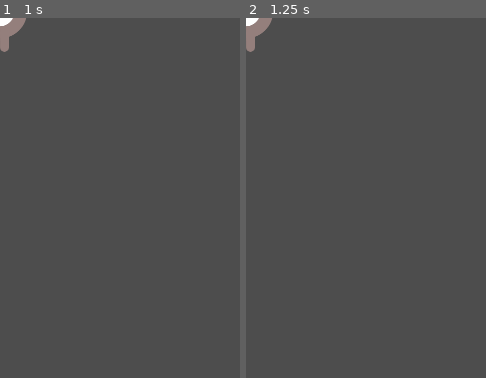
Above: before the commit, frames 1-2 (left to right).
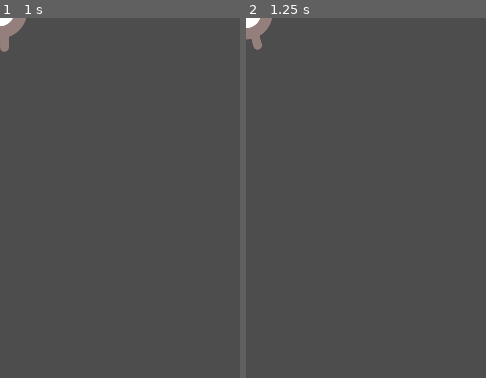
Above: after the commit, the same moments.

Repository: almightobasadre/DodgeTheCreeps_1289
Game: Godot game, scene res://player.tscn
Two runs of this game, one before a commit and one after it. Both use one fixed random seed, a clock stepped at 60 frames per second and the inputs below. Before the commit the project has no main scene; this scene is started directly in both runs.
Inputs:
- Up to frame 1 (1 s): tap Enter at 0.5 s; hold Right (move_right) from 0.53 s (still down)
- Up to frame 2 (1.25 s): keep holding Right (move_right)
The pictures show only the part of the screen within x 0-50%, y 0-50%; the shares and areas given below are measured in that part.

Frame 1 is identical in both runs. In frame 2, 0.3% of the frame differs, in the area x 0-10%, y 0-10%.

Commit message:
Added movement animation

Diff:
--- a/player.gd
+++ b/player.gd
@@ -18,3 +18,9 @@
 		velocity.y += 1
 	if Input.is_action_pressed("move_up"):
 		velocity.y -= 1
+
+	if velocity.length() > 0:
+		velocity = velocity.normalized() * speed
+		$AnimatedSprite2D.play()
+	else :
+		$AnimatedSprite2D.stop()
--- a/project.godot
+++ b/project.godot
@@ -11,6 +11,7 @@
 [application]
 
 config/name="Dodge The Creeps! 2DM"
+run/main_scene="res://player.tscn"
 config/features=PackedStringArray("4.2", "Mobile")
 config/icon="res://icon.svg"
 
